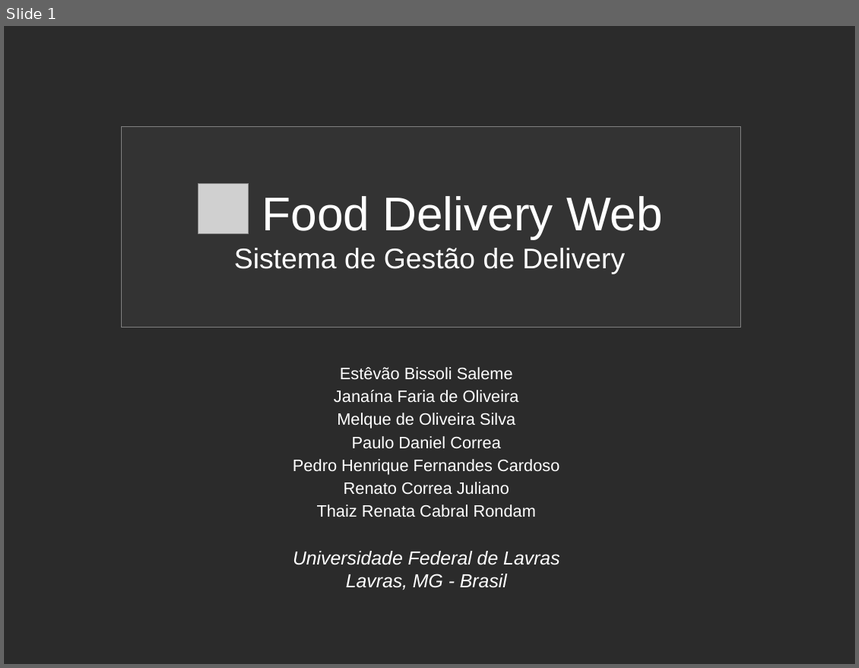
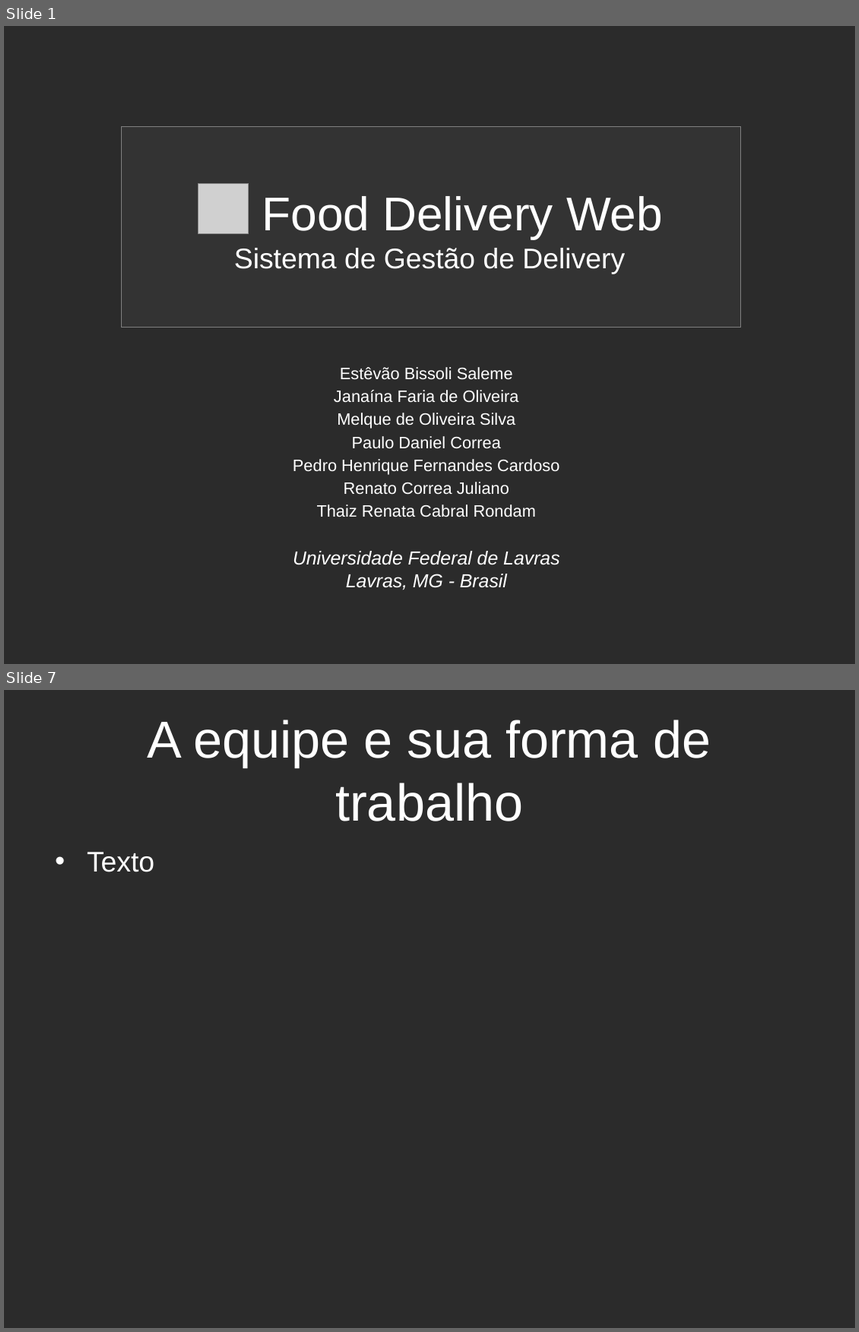
Before and after one commit to Hian-Cintra/fooddeliveryweb, a slide deck: Documentacao/Outros Documentos/Apresentação FoodDeliveryWeb.odp. Shown one above the other, each under a label of ours: slide 1 before the commit, slides 1 and 7 after it; the slides between them are not shown. The pictures are 859x668 and 859x1332 pixels, drawn with LibreOffice and Linux fonts; fonts in the diff are those of the drawing; grey boxes stand for pictures; background and template pictures are left out; a plain dark background stands for a picture behind light text. Boxes give left, top, right and bottom in pixels: in the first picture for what was removed or moved away, otherwise in the second. Text is boxed around its words. In the diff, an @@ line names an element or a change of style, - is before the commit and + after.

```diff
--- a/Documentacao/Outros Documentos/Apresentação FoodDeliveryWeb.odp
+++ b/Documentacao/Outros Documentos/Apresentação FoodDeliveryWeb.odp
@@ slide 7 added at box(4, 690, 855, 1328), background picture (left out) @@
@@ title added at box(148, 720, 711, 821), 44 pt, text #FFFFFF @@
+A equipe e sua forma de trabalho
@@ text added at box(87, 852, 154, 872), 24 pt, text #FFFFFF @@
+• Texto
```
Also in this commit, not shown: 9 other slides added, 2 slides removed, 1 other file.
